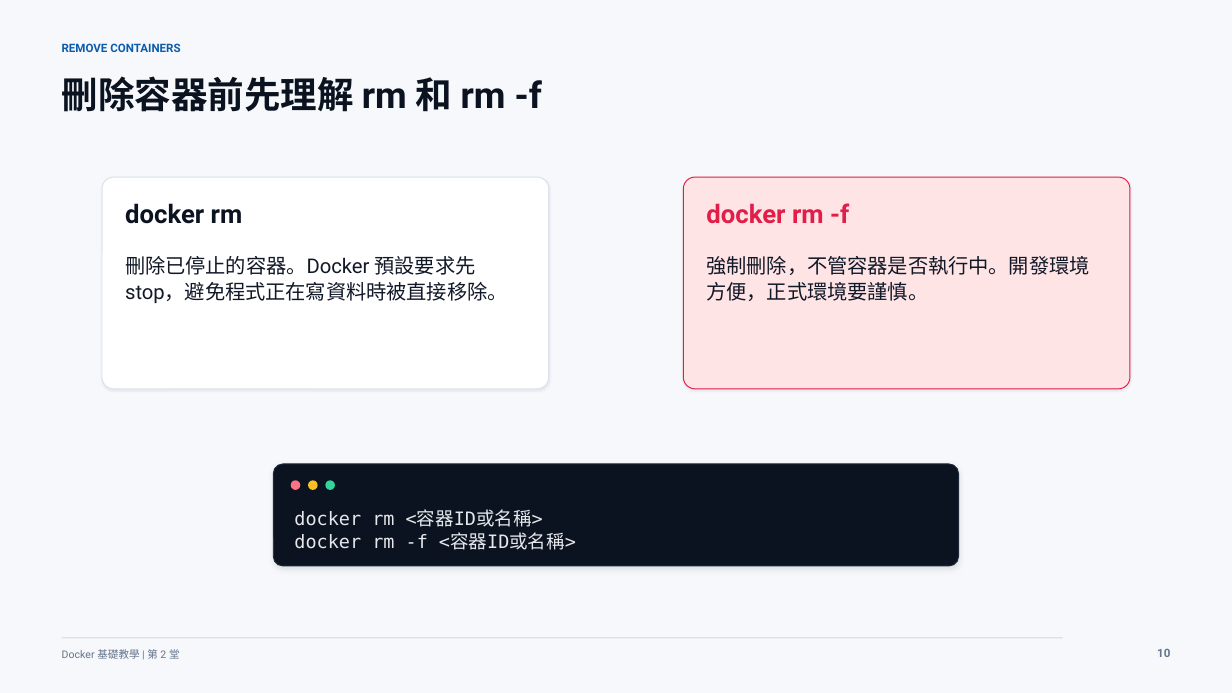
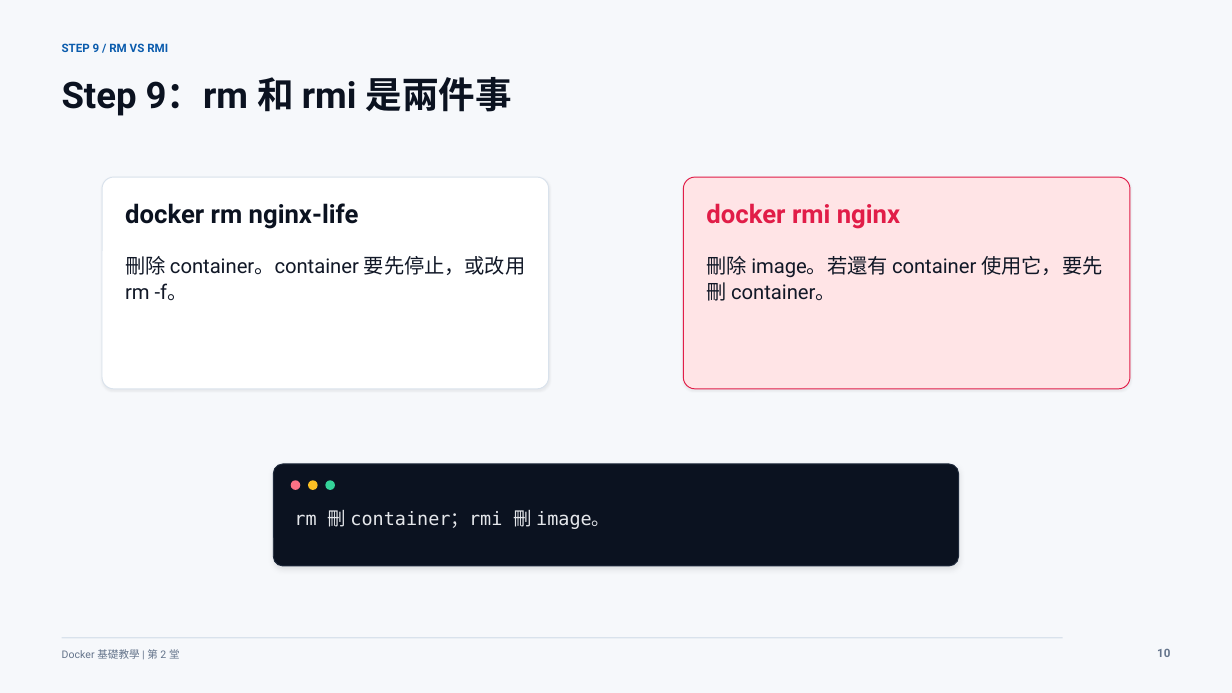
Before and after one commit to lalalalaluk/docker-practice, a slide deck: slide 11 of slides/docker-session2-flask-volume.pptx. Drawn at 1232x693 pixels with LibreOffice and Linux fonts; fonts in the diff are those of the drawing. Boxes give left, top, right and bottom in pixels: in the first picture for what was removed or moved away, otherwise in the second. Text is boxed around its words. In the diff, an @@ line names an element or a change of style, - is before the commit and + after.

```diff
--- a/slides/docker-session2-flask-volume.pptx
+++ b/slides/docker-session2-flask-volume.pptx
@@ text at [62, 43, 168, 52]: text changed @@
-REMOVE CONTAINERS
+STEP 9 / RM VS RMI
@@ text at [62, 77, 512, 116]: text changed @@
-刪除容器前先理解 rm 和 rm -f
+Step 9：rm 和 rmi 是兩件事
@@ text at [125, 203, 359, 229]: text changed @@
-docker rm
+docker rm nginx-life
@@ text at [706, 203, 900, 229]: text changed @@
-docker rm -f
+docker rmi nginx
@@ text at [125, 256, 525, 300]: text changed @@
-刪除已停止的容器。Docker 預設要求先 stop，避免程式正在寫資料時被直接移除。
+刪除 container。container 要先停止，或改用 rm -f。
@@ text at [706, 256, 1102, 301]: text changed @@
-強制刪除，不管容器是否執行中。開發環境方便，正式環境要謹慎。
+刪除 image。若還有 container 使用它，要先刪 container。
@@ text at [294, 510, 610, 529]: text changed @@
-docker rm <容器ID或名稱>
-docker rm -f <容器ID或名稱>
+rm 刪 container；rmi 刪 image。
```
Also in this commit, not shown: 38 other slides changed, 3 slides added, 3 slides removed, 4 other files.
